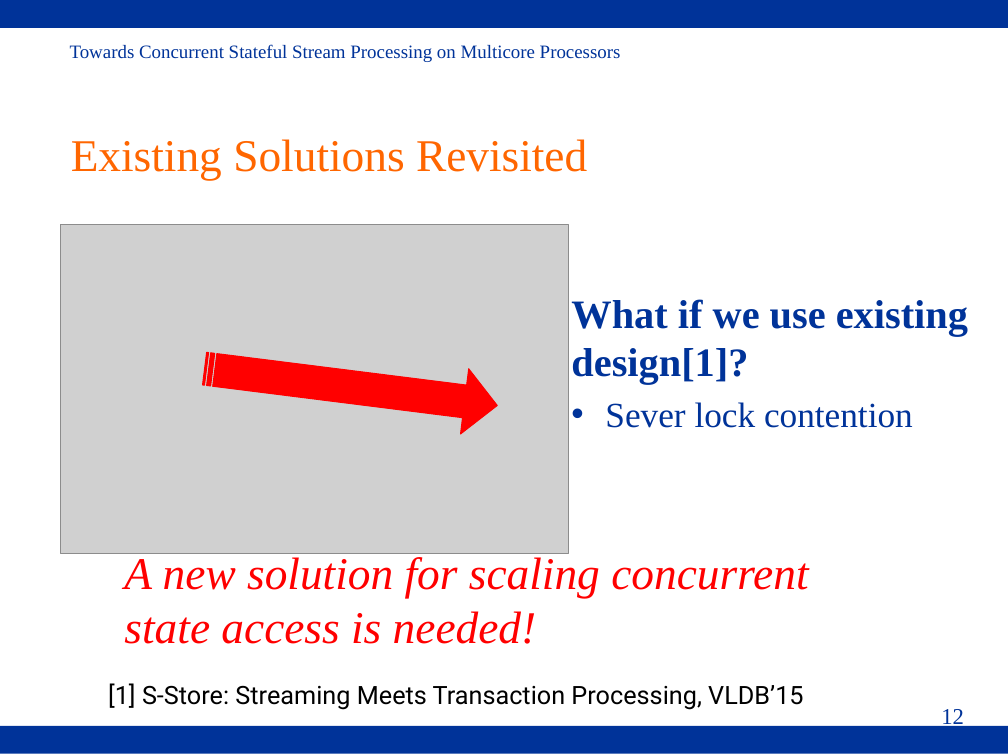
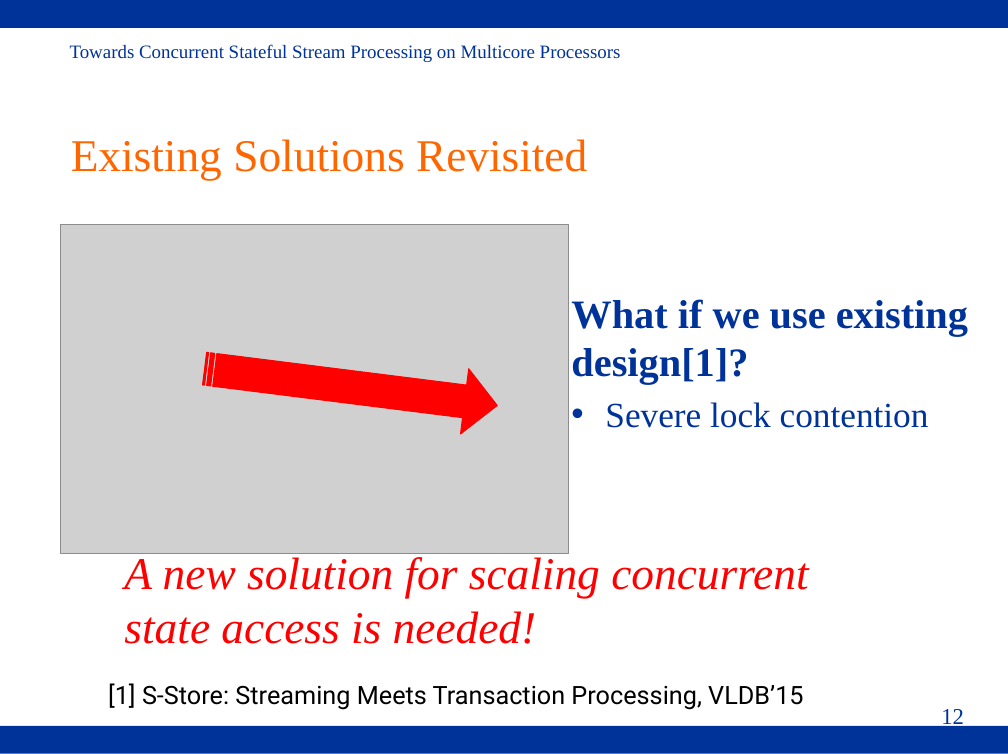
Before and after one commit to ShuhaoZhangTony/ShuhaoZhangTony.github.io, a slide deck: slide 12 of docs/TStream_presentation.pptx. Drawn at 1008x754 pixels with LibreOffice and Linux fonts; fonts in the diff are those of the drawing; grey boxes stand for pictures; background and template pictures are left out. Boxes give left, top, right and bottom in pixels: in the first picture for what was removed or moved away, otherwise in the second. Text is boxed around its words. In the diff, an @@ line names an element or a change of style, - is before the commit and + after.

```diff
--- a/docs/TStream_presentation.pptx
+++ b/docs/TStream_presentation.pptx
@@ text at (x1=605, y1=402, x2=929, y2=428): text changed @@
-• Sever lock contention
+• Severe lock contention
```
Also in this commit, not shown: 4 other files.
